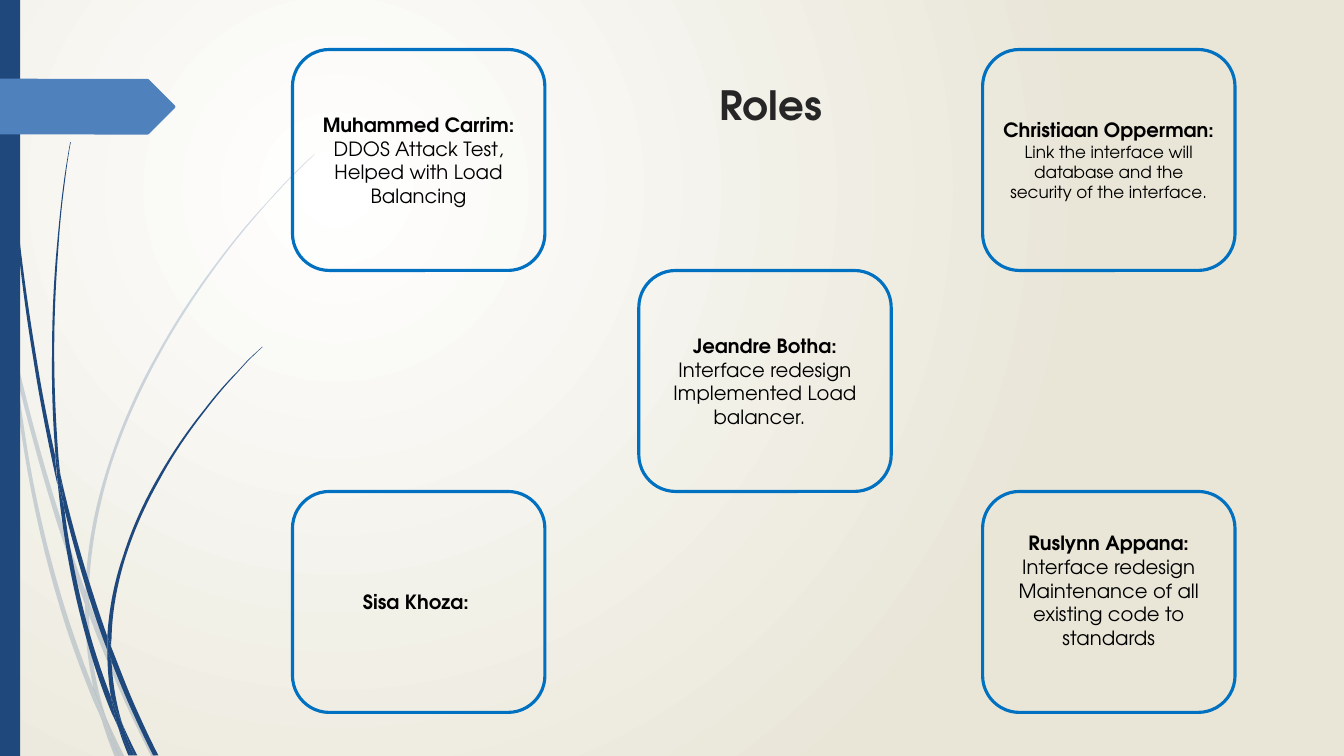
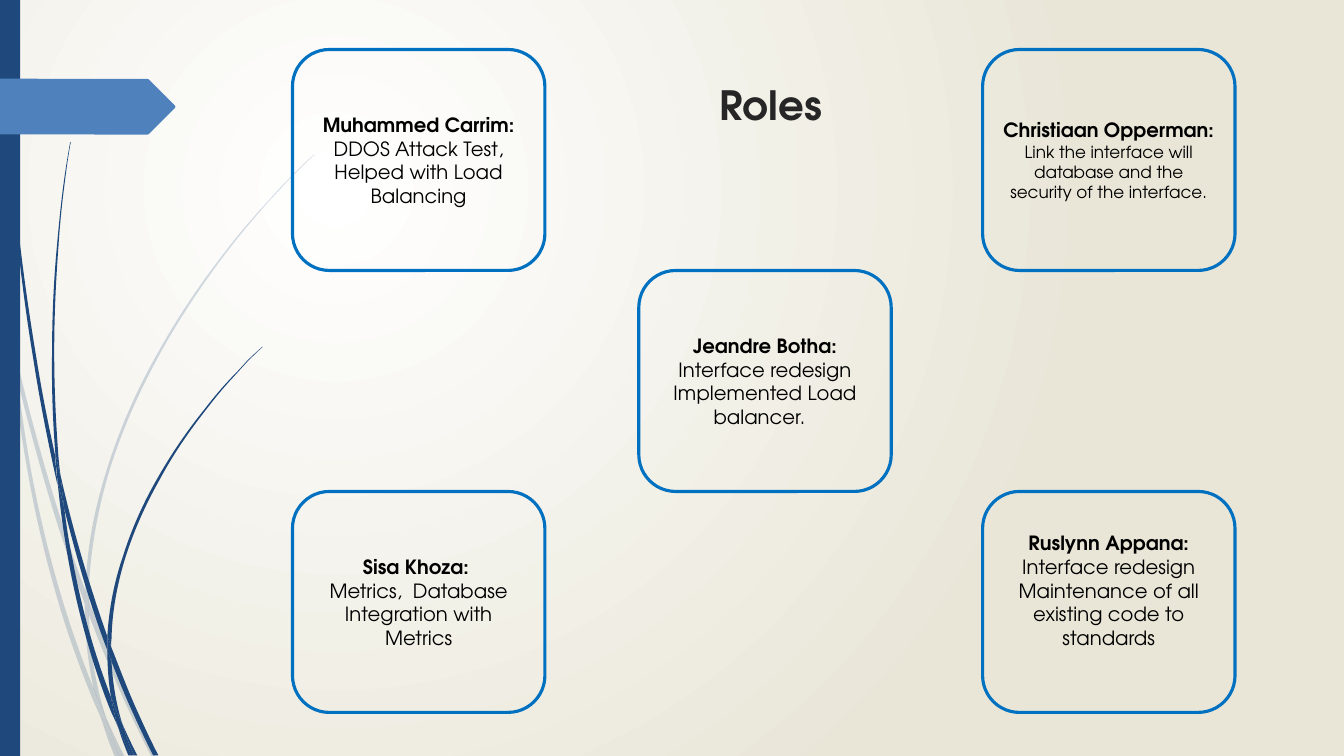
Before and after one commit to cos301-2019-se/Defendr, a slide deck: slide 2 of SRS/SlideShow4.pptx. Drawn at 1344x756 pixels with LibreOffice and Linux fonts; fonts in the diff are those of the drawing. Boxes give left, top, right and bottom in pixels: in the first picture for what was removed or moved away, otherwise in the second. Text is boxed around its words. In the diff, an @@ line names an element or a change of style, - is before the commit and + after.

```diff
--- a/SRS/SlideShow4.pptx
+++ b/SRS/SlideShow4.pptx
@@ text in rounded rectangle at (330,583,508,646): paragraph added @@
+Metrics, Database Integration with Metrics
```
Also in this commit, not shown: 1 other slide changed, 1 other file.
